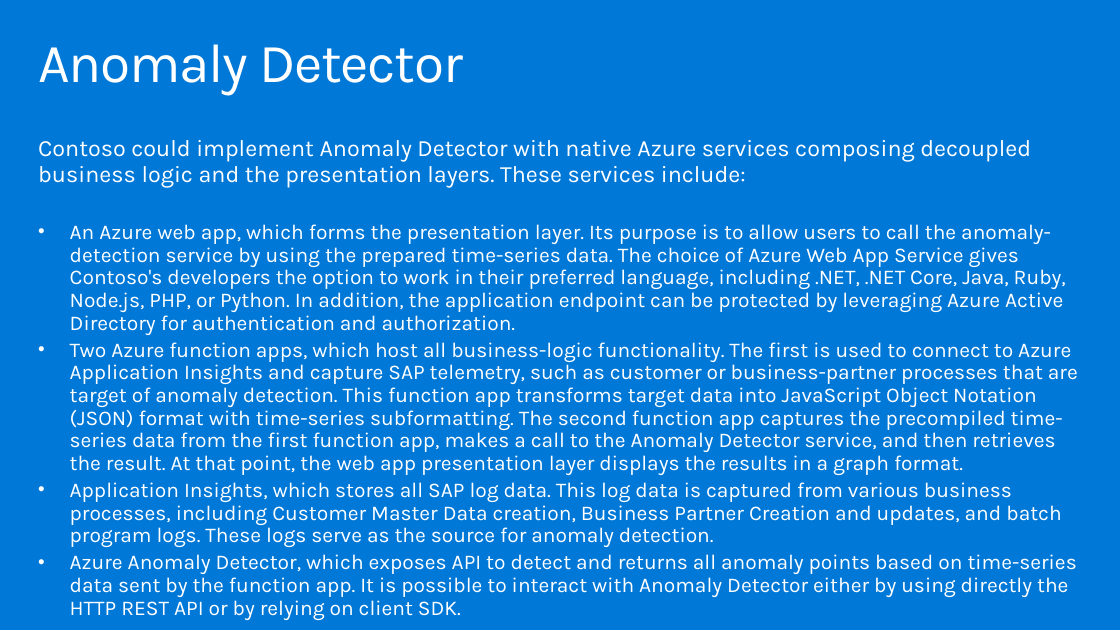
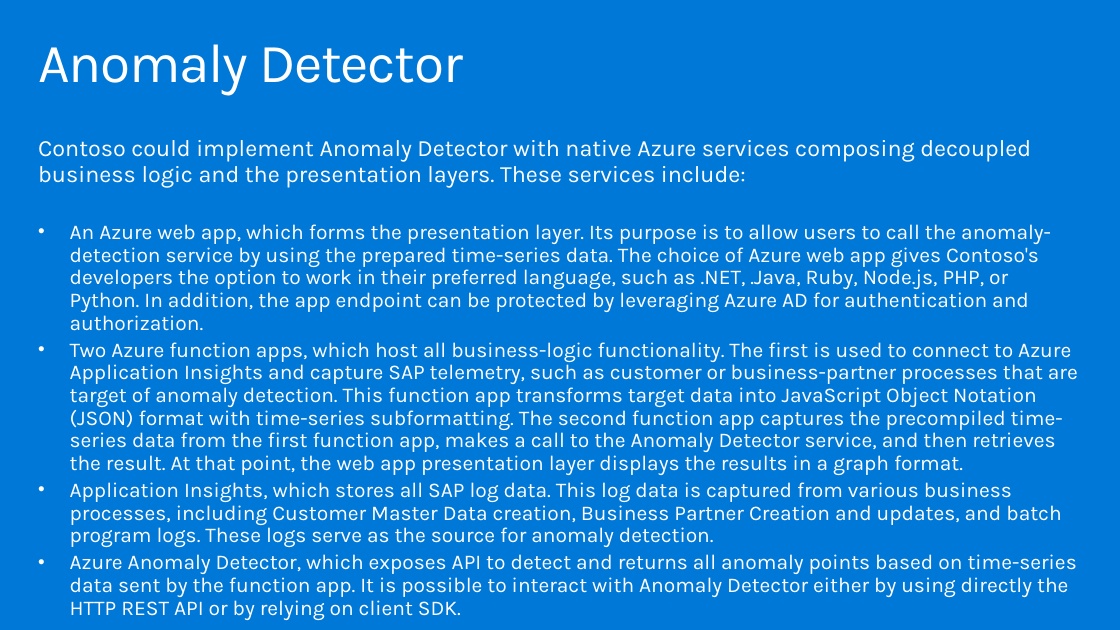
Before and after one commit to DawnmarieDesJardins/MCW-SAP-plus-extend-and-innovate, a slide deck: slide 36 of Whiteboard design session/WDS trainer presentation - SAP_plus_extend_and_innovate.pptx (slide 33 before the commit). Drawn at 1120x630 pixels with LibreOffice and Linux fonts; fonts in the diff are those of the drawing. Boxes give left, top, right and bottom in pixels: in the first picture for what was removed or moved away, otherwise in the second. Text is boxed around its words. In the diff, an @@ line names an element or a change of style, - is before the commit and + after.

```diff
--- a/Whiteboard design session/WDS trainer presentation - SAP_plus_extend_and_innovate.pptx
+++ b/Whiteboard design session/WDS trainer presentation - SAP_plus_extend_and_innovate.pptx
@@ text at box(70, 224, 1051, 331): text changed @@
-• An Azure web app, which forms the presentation layer. Its purpose is to allow users to call the anomaly-detection service by using the prepared time-series data. The choice of Azure Web App Service gives Contoso's developers the option to work in their preferred language, including .NET, .NET Core, Java, Ruby, Node.js, PHP, or Python. In addition, the application endpoint can be protected by leveraging Azure Active Directory for authentication and authorization.
+• An Azure web app, which forms the presentation layer. Its purpose is to allow users to call the anomaly-detection service by using the prepared time-series data. The choice of Azure web app gives Contoso's developers the option to work in their preferred language, such as .NET, .Java, Ruby, Node.js, PHP, or Python. In addition, the app endpoint can be protected by leveraging Azure AD for authentication and authorization.
```
Also in this commit, not shown: 27 other slides changed, 3 slides added, 3 other files.
